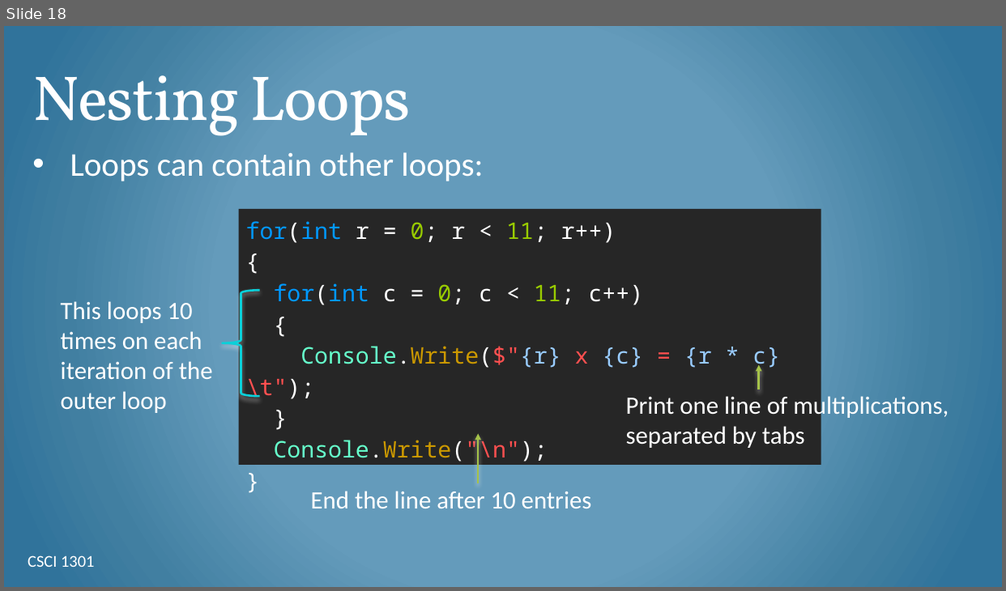
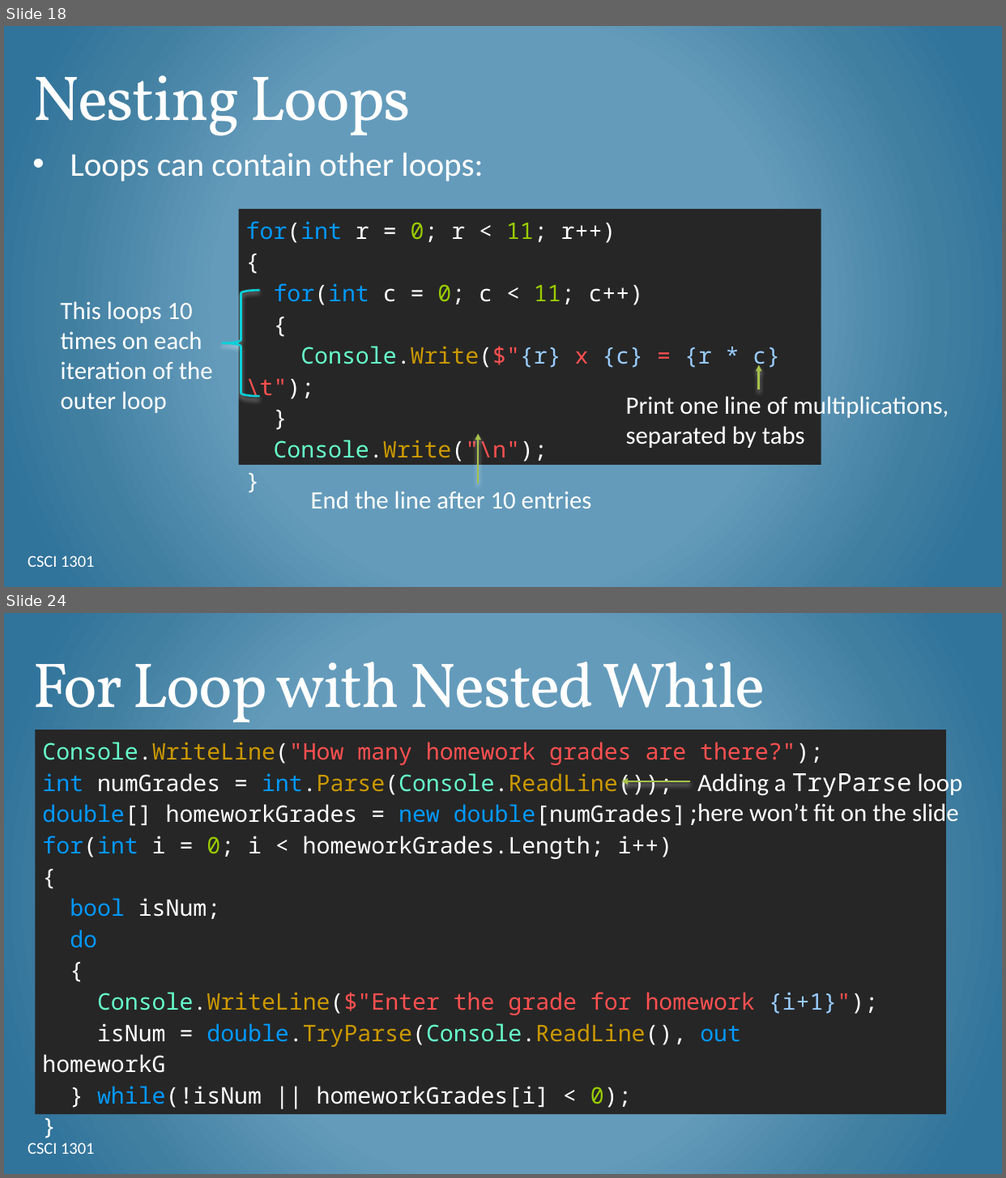
Before and after one commit to csci-1301/csci-1301.github.io, a slide deck: lectures/150_for_loops/For-Loops.pptx. Shown one above the other, each under a label of ours: slide 18 before the commit, slides 18 and 24 after it; the slides between them are not shown. The pictures are 1006x591 and 1006x1178 pixels, drawn with LibreOffice and Linux fonts; fonts in the diff are those of the drawing; background and template pictures are left out. Boxes give left, top, right and bottom in pixels: in the first picture for what was removed or moved away, otherwise in the second. Text is boxed around its words. In the diff, an @@ line names an element or a change of style, - is before the commit and + after.

```diff
--- a/lectures/150_for_loops/For-Loops.pptx
+++ b/lectures/150_for_loops/For-Loops.pptx
@@ slide 24 added at [4, 613, 1002, 1174], background gradient #659ABC to #427FA1 to #30759B @@
@@ title added at [32, 662, 765, 735], 61 pt, text #FFFFFF @@
+For Loop with Nested While
@@ rectangle added at [35, 730, 946, 1114], fill #262626, 22 pt, text #FFFFFF @@
+Console.WriteLine("How many homework grades are there?");
+int numGrades = int.Parse(Console.ReadLine());
+double[] homeworkGrades = new double[numGrades];
+for(int i = 0; i < homeworkGrades.Length; i++)
+{
+bool isNum;
+do
+{
+Console.WriteLine($"Enter the grade for homework {i+1}");
+isNum = double.TryParse(Console.ReadLine(), out homeworkGrades[i]);
+} while(!isNum || homeworkGrades[i] < 0);
+}
@@ arrow added from (690, 781) to (621, 781), #A5C249 2 pt @@
@@ text added at [697, 770, 963, 828], 24 pt, text #FFFFFF @@
+Adding a TryParse loop here won’t fit on the slide
@@ rectangle added at [166, 1050, 559, 1078], fill #262626 @@
@@ text added at [27, 1143, 94, 1154], 16 pt, text #FFFFFF @@
+CSCI 1301
```
Also in this commit, not shown: 6 slides changed, 3 other slides added, 3 other files.
